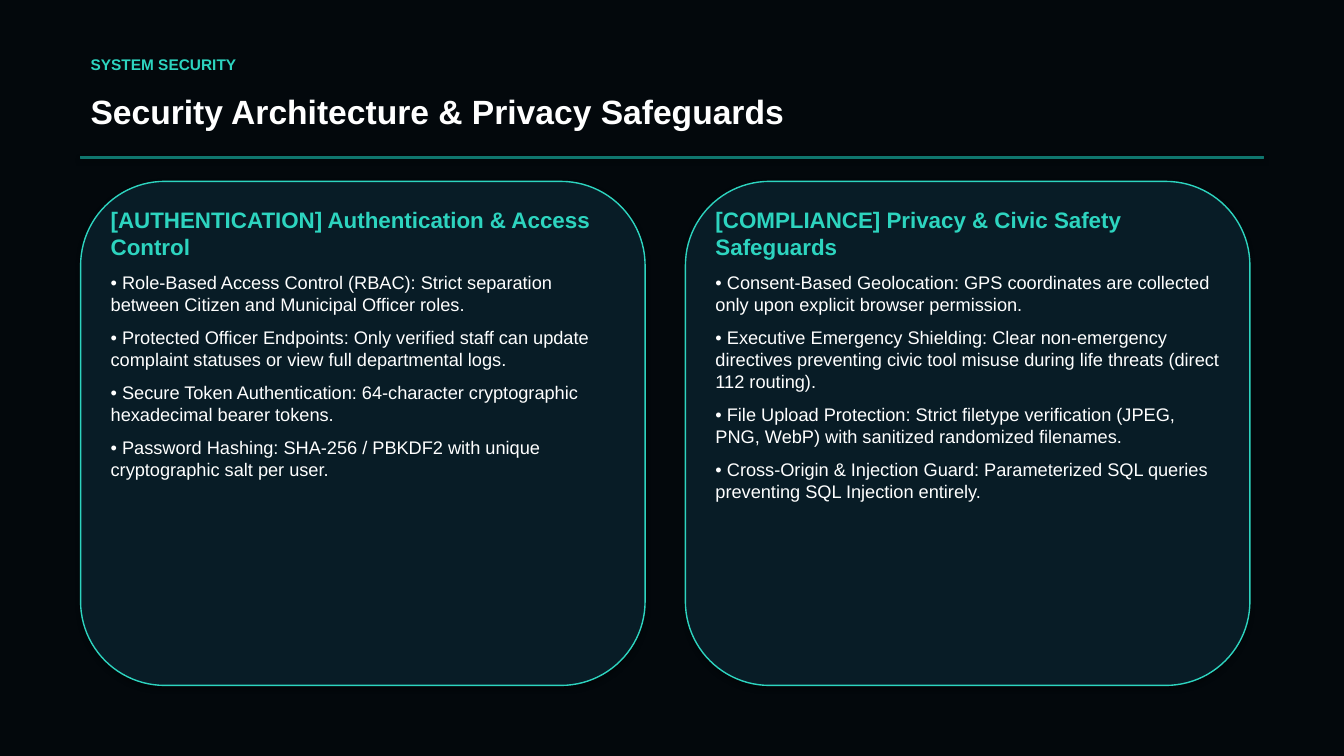
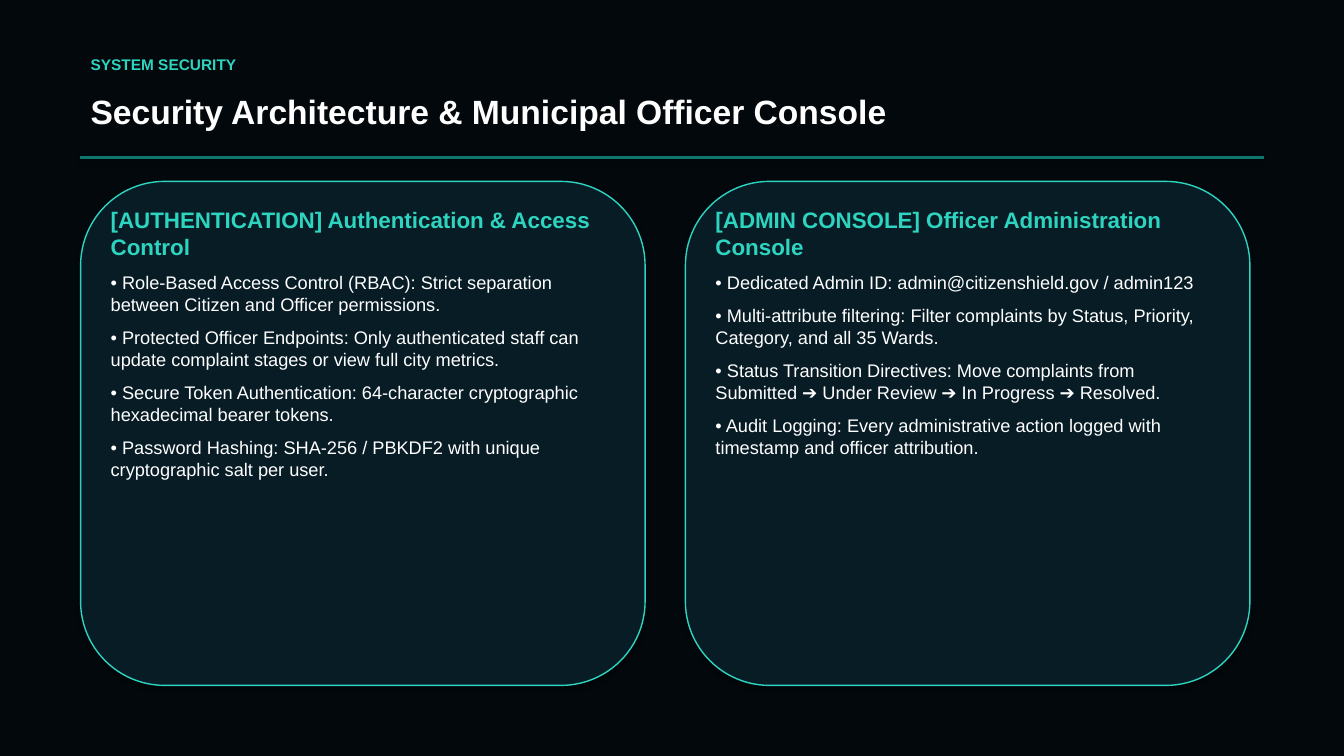
Before and after one commit to chinmaymr7090/CitizenShield, a slide deck: slide 9 of CitizenShield_Presentation.pptx (slide 8 before the commit). Drawn at 1344x756 pixels with LibreOffice and Linux fonts; fonts in the diff are those of the drawing. Boxes give left, top, right and bottom in pixels: in the first picture for what was removed or moved away, otherwise in the second. Text is boxed around its words. In the diff, an @@ line names an element or a change of style, - is before the commit and + after.

Commit message:
Update presentation (.pptx) with Tumakuru 35 wards and Admin ID/Password workflow

```diff
--- a/CitizenShield_Presentation.pptx
+++ b/CitizenShield_Presentation.pptx
@@ text at bbox=[91, 99, 887, 131]: text changed @@
-Security Architecture & Privacy Safeguards
+Security Architecture & Municipal Officer Console
@@ text at bbox=[715, 212, 1194, 458]: text changed @@
-[COMPLIANCE] Privacy & Civic Safety Safeguards
-• Consent-Based Geolocation: GPS coordinates are collected only upon explicit browser permission.
-• Executive Emergency Shielding: Clear non-emergency directives preventing civic tool misuse during life threats (direct 112 routing).
-• File Upload Protection: Strict filetype verification (JPEG, PNG, WebP) with sanitized randomized filenames.
-• Cross-Origin & Injection Guard: Parameterized SQL queries preventing SQL Injection entirely.
+[ADMIN CONSOLE] Officer Administration Console
+• Dedicated Admin ID: admin@citizenshield.gov / admin123
+• Multi-attribute filtering: Filter complaints by Status, Priority, Category, and all 35 Wards.
+• Status Transition Directives: Move complaints from Submitted ➔ Under Review ➔ In Progress ➔ Resolved.
+• Audit Logging: Every administrative action logged with timestamp and officer attribution.
@@ text at bbox=[111, 275, 578, 370]: text changed @@
-• Role-Based Access Control (RBAC): Strict separation between Citizen and Municipal Officer roles.
-• Protected Officer Endpoints: Only verified staff can update complaint statuses or view full departmental logs.
+• Role-Based Access Control (RBAC): Strict separation between Citizen and Officer permissions.
+• Protected Officer Endpoints: Only authenticated staff can update complaint stages or view full city metrics.
```
Also in this commit, not shown: 10 other slides changed, 1 slide added, 1 slide removed, 1 other file.
